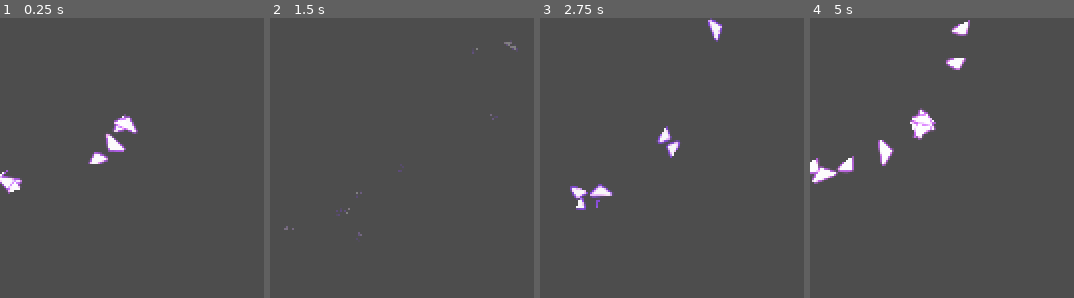
Above: before the commit, frames 1-4 (left to right).
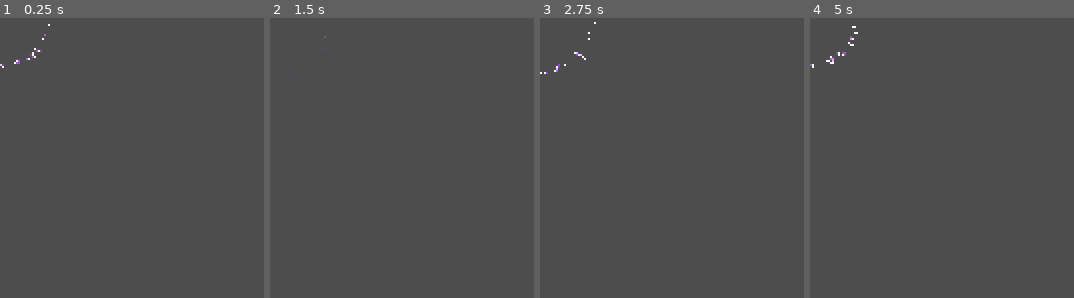
Above: after the commit, the same moments.

Repository: DerBrotDoktor/Frogoth
Game: Godot game, scene res://scenes/vfx/last_orb_vfx.tscn
Same seed, same stepped clock (60 frames per second), same inputs: the game is played once before the commit and once after it. This scene is started directly instead of the project's main scene.
Inputs:
- Up to frame 1 (0.25 s): no input
- Up to frame 2 (1.5 s): tap Enter at 0.5 s; hold D (right) from 0.53 s (still down); tap Shift (dash) at 0.6 s; tap Space (jump) at 0.77 s; tap F (discrad_shape) at 1.35 s
- Up to frame 3 (2.75 s): tap Space (jump) at 1.52 s; release D (right) at 2.03 s; hold A (left) from 2.03 s (still down); tap Shift (dash) at 2.1 s
- Up to frame 4 (5 s): release A (left) at 2.78 s; hold D (right) 2.78-4.28 s; tap F (discrad_shape) at 2.85, 4.35 s; tap Space (jump) at 3.02, 3.77, 4.52 s; tap Shift (dash) at 3.6 s; hold A (left) from 4.28 s (still down)

The runs differ from the first frame. In frame 1, 1.5% of the frame differs, in the area x 0-53%, y 2-63%; in frame 2, 0.2%; in frame 3, 1.5%; in frame 4, 2.5%, in the area x 0-61%, y 0-60%.

Commit message:
changed: last orb vfx added: enemy charge 2 vfx

Diff:
--- /dev/null
+++ b/scenes/vfx/enemy_charge_2.tscn
@@ -0,0 +1,65 @@
+[gd_scene load_steps=11 format=3 uid="uid://b3xpdi26ydynv"]
+
+[ext_resource type="Texture2D" uid="uid://borm6sgcym6bb" path="res://assets/vfx/bullet/fire_charge2.png" id="1_ftc74"]
+
+[sub_resource type="Curve" id="Curve_jdb3x"]
+_data = [Vector2(0, 1), 0.0, 0.0, 0, 0, Vector2(0.104956, 1), 0.0, 0.0, 0, 0, Vector2(0.720117, 0.695429), 0.0, 0.0, 0, 0, Vector2(1, 0), 0.0, 0.0, 0, 0]
+point_count = 4
+
+[sub_resource type="CurveTexture" id="CurveTexture_8eykf"]
+curve = SubResource("Curve_jdb3x")
+
+[sub_resource type="Curve" id="Curve_7db4e"]
+max_value = 12.57
+_data = [Vector2(0, 1.73825), 0.0, 0.0, 0, 0, Vector2(0.297376, 10.2356), 0.0, 0.0, 0, 0, Vector2(0.504373, 2.95215), 0.0, 0.0, 0, 0, Vector2(0.778426, 6.87399), -28.1849, -28.1849, 0, 0, Vector2(1, 0), 0.0, 0.0, 0, 0]
+point_count = 5
+
+[sub_resource type="CurveTexture" id="CurveTexture_x134d"]
+curve = SubResource("Curve_7db4e")
+
+[sub_resource type="Curve" id="Curve_bibf2"]
+min_value = -1.0
+_data = [Vector2(0, 1), 0.0, 0.0, 0, 0, Vector2(1, 0.00457144), 0.0, 0.0, 0, 0]
+point_count = 2
+
+[sub_resource type="CurveTexture" id="CurveTexture_e661w"]
+curve = SubResource("Curve_bibf2")
+
+[sub_resource type="Curve" id="Curve_qsrbk"]
+min_value = -10.0
+_data = [Vector2(0, -0.500572), 0.0, 12.5536, 0, 1, Vector2(0.119534, 1), 15.092, 15.092, 0, 0, Vector2(0.766764, 1), 0.0, 0.0, 0, 0, Vector2(0.991254, 1), 0.0, 0.0, 1, 0]
+point_count = 4
+
+[sub_resource type="CurveTexture" id="CurveTexture_22qtk"]
+curve = SubResource("Curve_qsrbk")
+
+[sub_resource type="ParticleProcessMaterial" id="ParticleProcessMaterial_rhb3x"]
+particle_flag_align_y = true
+particle_flag_disable_z = true
+emission_shape = 6
+emission_ring_axis = Vector3(0, 0, 1)
+emission_ring_height = 0.0
+emission_ring_radius = 200.0
+emission_ring_inner_radius = 150.0
+orbit_velocity_min = -0.101
+orbit_velocity_max = -0.079
+orbit_velocity_curve = SubResource("CurveTexture_e661w")
+radial_velocity_min = -292.89
+radial_velocity_max = -119.92
+radial_velocity_curve = SubResource("CurveTexture_22qtk")
+gravity = Vector3(0, 0, 0)
+radial_accel_min = -615.15
+radial_accel_max = 50.0
+scale_min = 0.01
+scale_max = 0.1
+alpha_curve = SubResource("CurveTexture_8eykf")
+emission_curve = SubResource("CurveTexture_x134d")
+
+[node name="EnemyCharge2VFX" type="GPUParticles2D"]
+self_modulate = Color(1.2, 1.2, 1.2, 1)
+amount = 30
+process_material = SubResource("ParticleProcessMaterial_rhb3x")
+texture = ExtResource("1_ftc74")
+lifetime = 1.1
+fixed_fps = 45
+trail_lifetime = 0.2
--- a/scenes/vfx/last_orb_vfx.tscn
+++ b/scenes/vfx/last_orb_vfx.tscn
@@ -16,9 +16,10 @@
 curve = SubResource("Curve_vuvko")
 
 [sub_resource type="Curve" id="Curve_bjo8q"]
+min_value = -1024.0
 max_value = 1024.0
-_data = [Vector2(0, 1), 0.0, 0.0, 0, 0, Vector2(0.541667, 427.604), 2177.95, 2177.95, 0, 0, Vector2(0.6375, 956.484), 0.0, 0.0, 0, 0, Vector2(1, 1024), 0.0, 0.0, 0, 0]
-point_count = 4
+_data = [Vector2(0, -1024), 0.0, 5130.33, 0, 0, Vector2(0.0758018, 1024), 3499.76, 3499.76, 0, 0, Vector2(0.504373, 411.797), 2177.95, 2177.95, 0, 0, Vector2(0.597668, 901.559), 0.0, 0.0, 0, 0, Vector2(1, 1024), 0.0, 0.0, 0, 0]
+point_count = 5
 
 [sub_resource type="CurveTexture" id="CurveTexture_if4ib"]
 curve = SubResource("Curve_bjo8q")
@@ -47,8 +48,9 @@
 curve = SubResource("Curve_tjbc0")
 
 [sub_resource type="Curve" id="Curve_u6xxu"]
-max_value = 1.3
-_data = [Vector2(0, 1.3), 0.0, 0.0, 0, 0, Vector2(0.741667, 0.957143), 0.0, 0.0, 0, 0, Vector2(0.983333, 0), 0.0, 0.0, 0, 0]
+min_value = -1.0
+max_value = 2.0
+_data = [Vector2(0, 0.284), 0.0, -0.224, 0, 1, Vector2(0.795918, 0.105714), -0.224, 0.0, 1, 0, Vector2(0.994169, 0.0388572), 0.0, 0.0, 0, 0]
 point_count = 3
 
 [sub_resource type="CurveTexture" id="CurveTexture_fbh08"]
@@ -58,27 +60,26 @@
 particle_flag_disable_z = true
 angle_max = 720.0
 spread = 180.0
-radial_velocity_min = 119.4
-radial_velocity_max = 119.4
+radial_velocity_min = 34.91
+radial_velocity_max = 39.11
 radial_velocity_curve = SubResource("CurveTexture_mjxpp")
 gravity = Vector3(0, 0, 0)
-radial_accel_min = -2.99
-radial_accel_max = 43.29
+radial_accel_min = 18.42
+radial_accel_max = 23.82
 radial_accel_curve = SubResource("CurveTexture_4fehs")
 damping_max = 1.0
 damping_curve = SubResource("CurveTexture_if4ib")
+scale_max = 1.3
 scale_curve = SubResource("CurveTexture_fbh08")
 alpha_curve = SubResource("CurveTexture_g31uq")
 emission_curve = SubResource("CurveTexture_4bajb")
 anim_speed_min = 0.1
 anim_speed_max = 1.6
 
-[node name="Node" type="Node"]
-
-[node name="GPUParticles2D" type="GPUParticles2D" parent="."]
+[node name="LastOrbVFX" type="GPUParticles2D"]
 self_modulate = Color(1.4, 1.4, 1.4, 1)
 material = SubResource("CanvasItemMaterial_ytacm")
-amount = 35
+amount = 60
 process_material = SubResource("ParticleProcessMaterial_8bycg")
 texture = ExtResource("1_o70ot")
 lifetime = 1.6
Binary file added: assets/vfx/bullet/fire_charge2.png
Not shown, added: assets/vfx/bullet/fire_charge2.png.import
